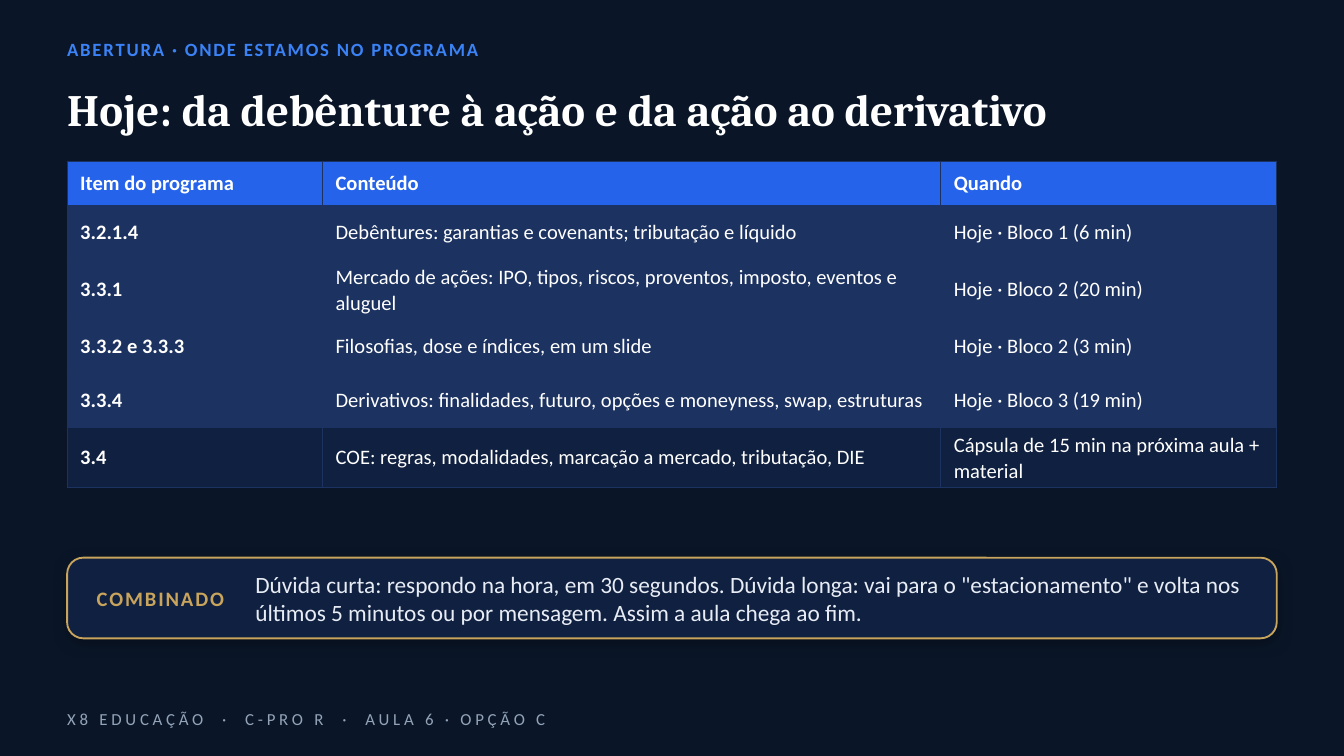
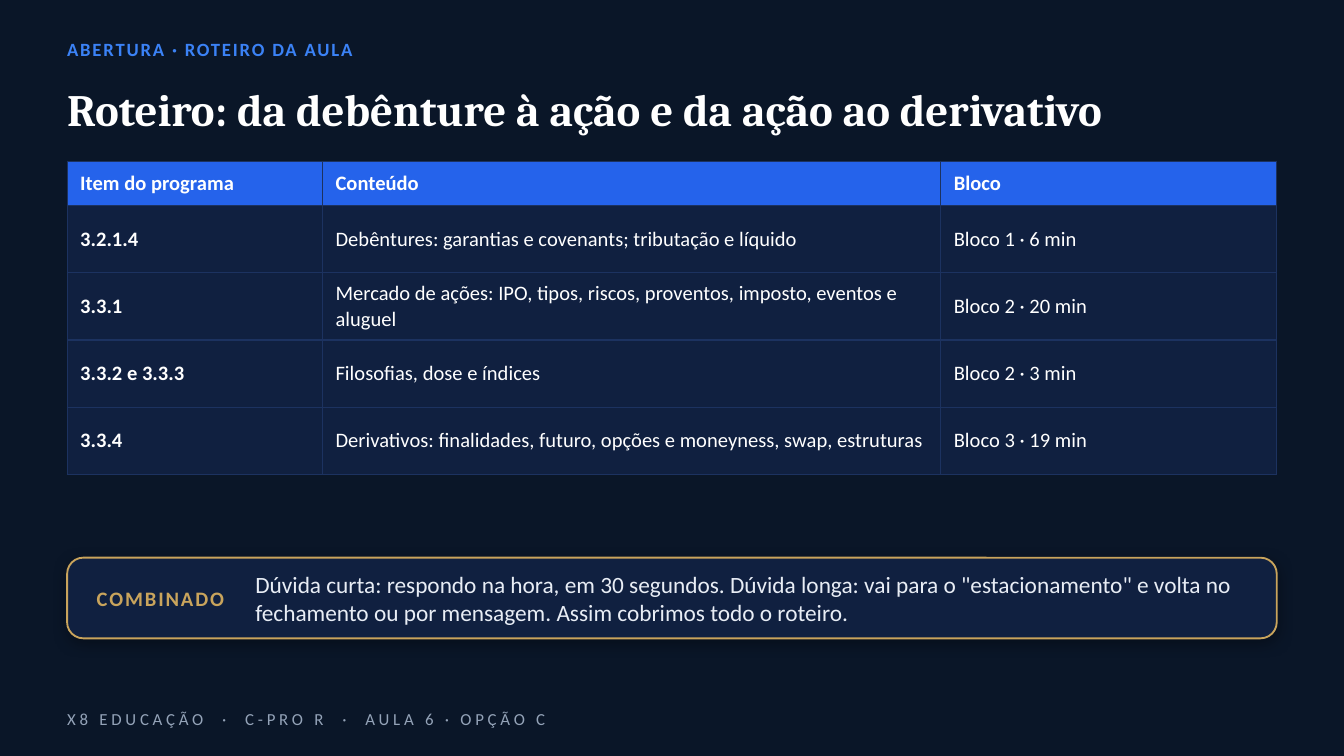
Before and after one commit to gabrielparreiradasilveira-lang/Principal, a slide deck: slide 2 of C-PRO_R_Aula_6_opcoes/C_Da_acao_ao_derivativo/C-PRO_R_-_Aula_6_-_Opcao_C.pptx. Drawn at 1344x756 pixels with LibreOffice and Linux fonts; fonts in the diff are those of the drawing; background and template pictures are left out. Boxes give left, top, right and bottom in pixels: in the first picture for what was removed or moved away, otherwise in the second. Text is boxed around its words. In the diff, an @@ line names an element or a change of style, - is before the commit and + after.

```diff
--- a/C-PRO_R_Aula_6_opcoes/C_Da_acao_ao_derivativo/C-PRO_R_-_Aula_6_-_Opcao_C.pptx
+++ b/C-PRO_R_Aula_6_opcoes/C_Da_acao_ao_derivativo/C-PRO_R_-_Aula_6_-_Opcao_C.pptx
@@ text at (x1=67, y1=44, x2=353, y2=56): text changed @@
-ABERTURA · ONDE ESTAMOS NO PROGRAMA
+ABERTURA · ROTEIRO DA AULA
@@ title at (x1=67, y1=94, x2=1102, y2=136): text changed @@
-Hoje: da debênture à ação e da ação ao derivativo
+Roteiro: da debênture à ação e da ação ao derivativo
@@ table at (x1=67, y1=161, x2=1277, y2=474) @@
-row 1: Item do programa | Conteúdo | Quando
-row 2: 3.2.1.4 | Debêntures: garantias e covenants; tributação e líquido | Hoje · Bloco 1 (6 min)
-row 3: 3.3.1 | Mercado de ações: IPO, tipos, riscos, proventos, imposto, eventos e aluguel | Hoje · Bloco 2 (20 min)
-row 4: 3.3.2 e 3.3.3 | Filosofias, dose e índices, em um slide | Hoje · Bloco 2 (3 min)
-row 5: 3.3.4 | Derivativos: finalidades, futuro, opções e moneyness, swap, estruturas | Hoje · Bloco 3 (19 min)
-row 6: 3.4 | COE: regras, modalidades, marcação a mercado, tributação, DIE | Cápsula de 15 min na próxima aula + material
+row 1: Item do programa | Conteúdo | Bloco
+row 2: 3.2.1.4 | Debêntures: garantias e covenants; tributação e líquido | Bloco 1 · 6 min
+row 3: 3.3.1 | Mercado de ações: IPO, tipos, riscos, proventos, imposto, eventos e aluguel | Bloco 2 · 20 min
+row 4: 3.3.2 e 3.3.3 | Filosofias, dose e índices | Bloco 2 · 3 min
+row 5: 3.3.4 | Derivativos: finalidades, futuro, opções e moneyness, swap, estruturas | Bloco 3 · 19 min
@@ text at (x1=255, y1=576, x2=1231, y2=625): text changed @@
-Dúvida curta: respondo na hora, em 30 segundos. Dúvida longa: vai para o "estacionamento" e volta nos últimos 5 minutos ou por mensagem. Assim a aula chega ao fim.
+Dúvida curta: respondo na hora, em 30 segundos. Dúvida longa: vai para o "estacionamento" e volta no fechamento ou por mensagem. Assim cobrimos todo o roteiro.
```
Also in this commit, not shown: 2 other slides changed, 11 other files.
